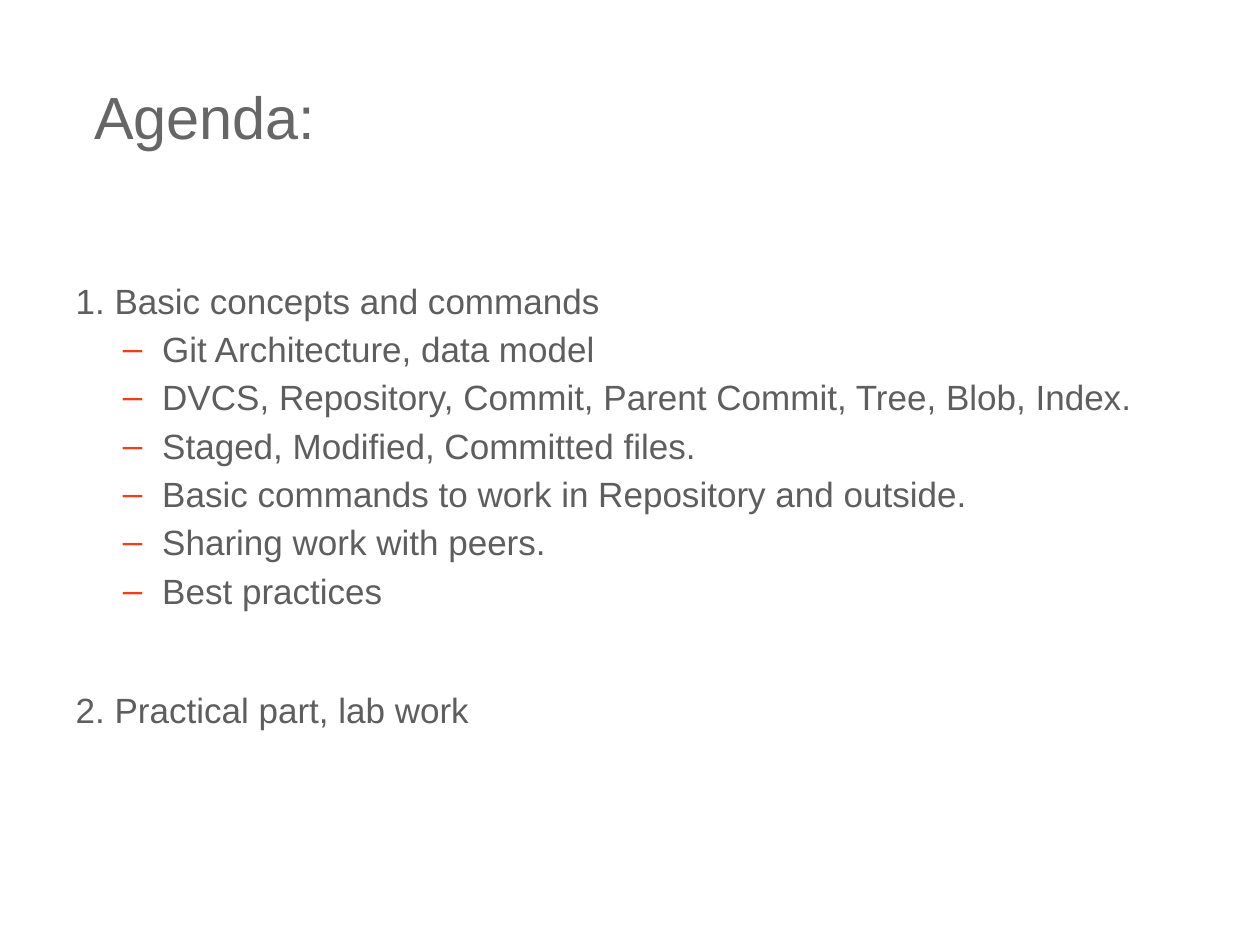
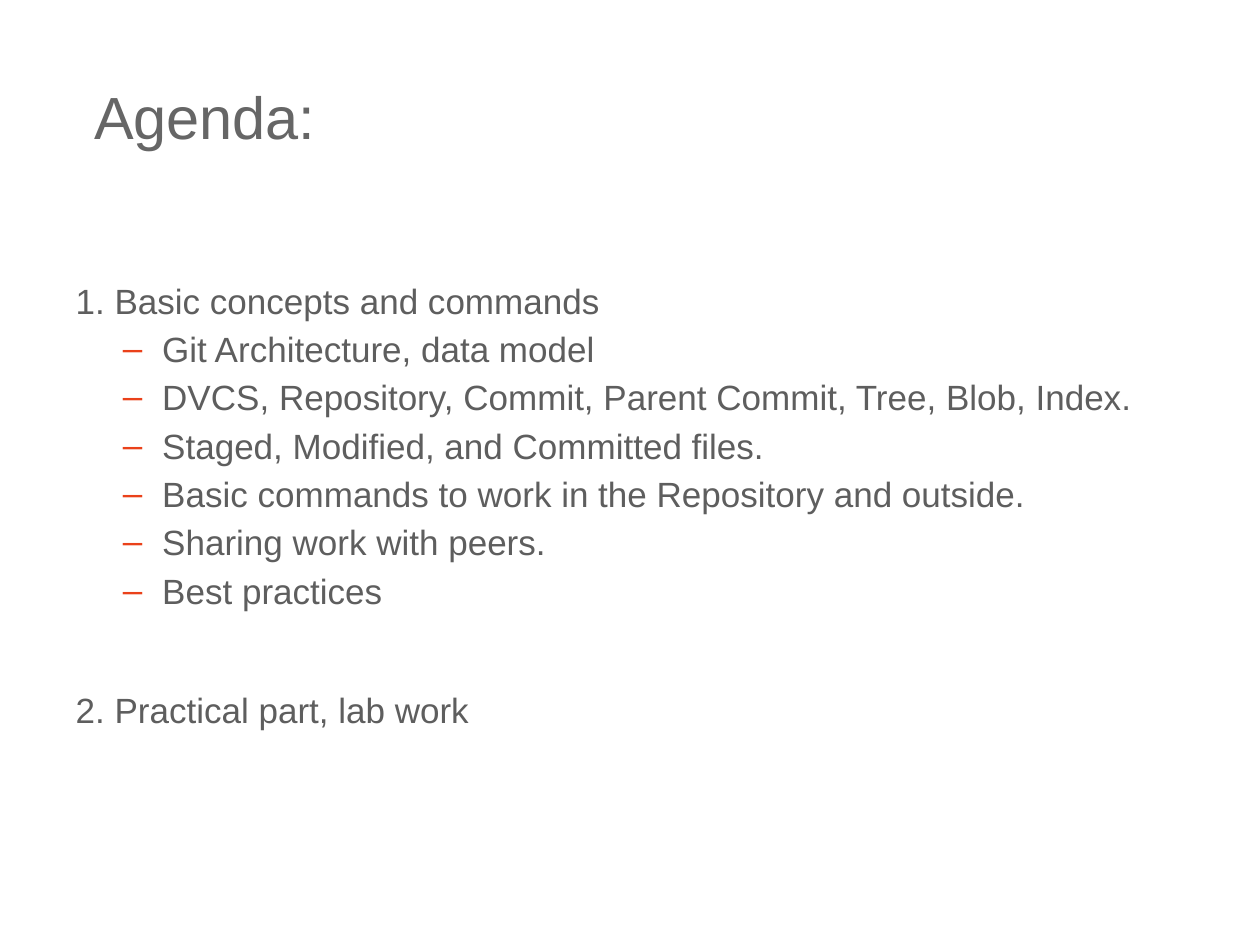
Before and after one commit to ilyaro/mysite, a slide deck: slide 4 of WorkStuff/Courses/Git/Git_General_Training_Lab/Git_General_Training_ap.ppt.pptx. Drawn at 1260x945 pixels with LibreOffice and Linux fonts; fonts in the diff are those of the drawing. Boxes give left, top, right and bottom in pixels: in the first picture for what was removed or moved away, otherwise in the second. Text is boxed around its words. In the diff, an @@ line names an element or a change of style, - is before the commit and + after.

```diff
--- a/WorkStuff/Courses/Git/Git_General_Training_Lab/Git_General_Training_ap.ppt.pptx
+++ b/WorkStuff/Courses/Git/Git_General_Training_Lab/Git_General_Training_ap.ppt.pptx
@@ text at <box>162,433,1025,514</box>: text changed @@
-  – Staged, Modified, Committed files.
-  – Basic commands to work in Repository and outside.
+  – Staged, Modified, and Committed files.
+  – Basic commands to work in the Repository and outside.
```
Also in this commit, not shown: 10 other slides changed, 1 other file.
